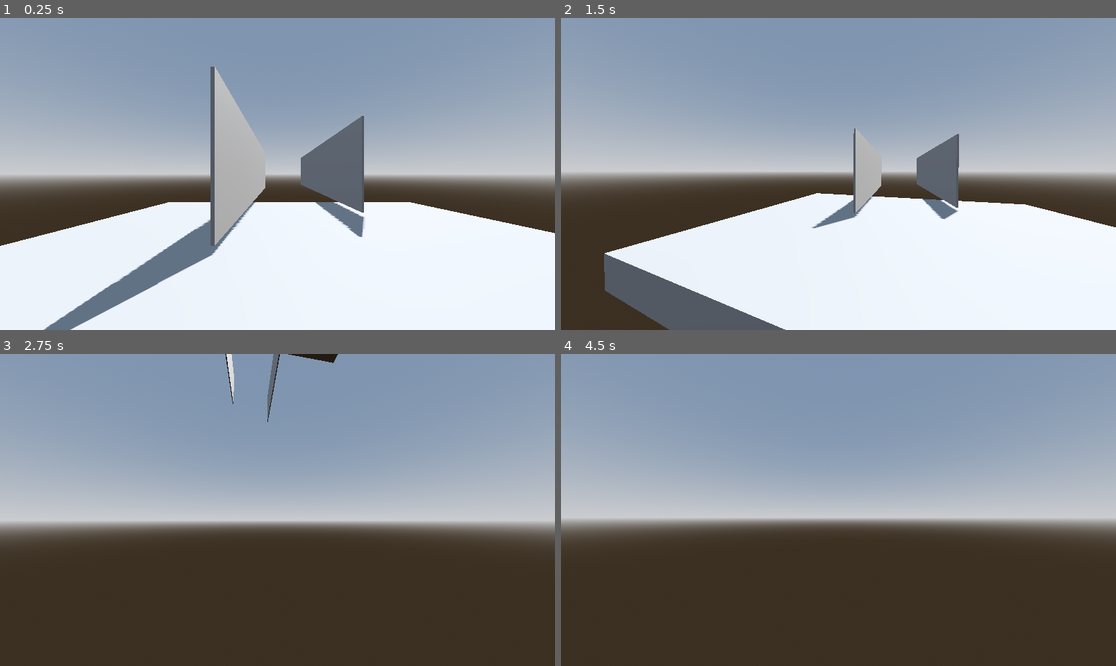
Above: before the commit, frames 1-4 (two rows, left to right).
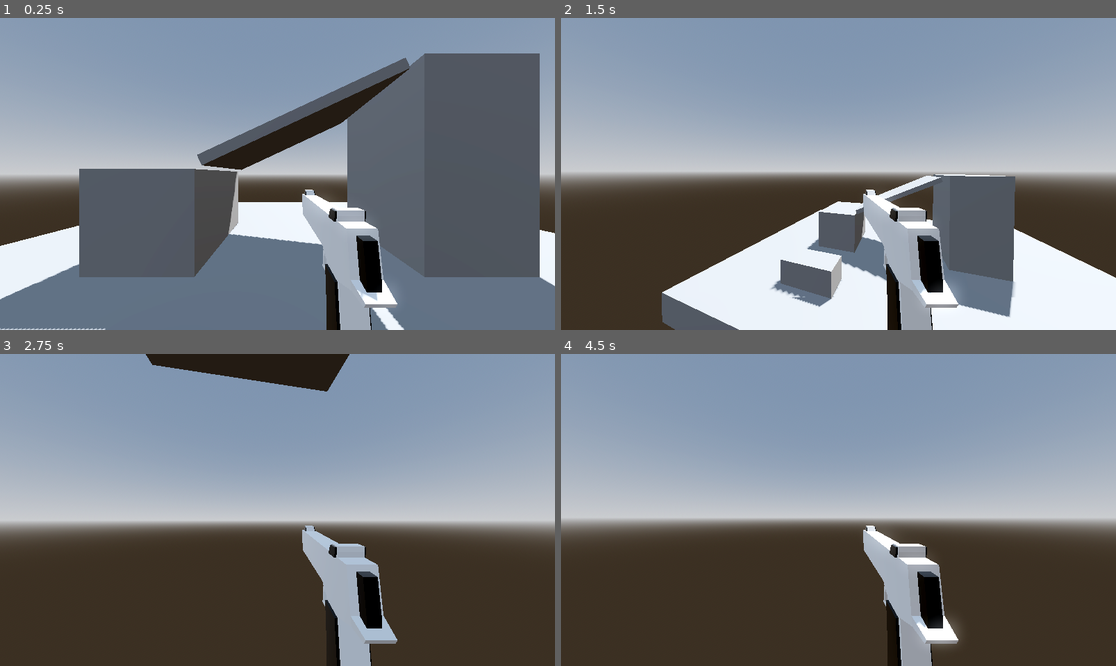
Above: after the commit, the same moments.

Repository: yespeeps/the-great-escape
Game: Godot game, scene res://scenes/main.tscn
Two runs of this game, one before a commit and one after it. Both use one fixed random seed, a clock stepped at 60 frames per second and the inputs below.
Inputs (mouse positions are in pixels of both pictures, inside the frame that each line leads up to):
- Up to frame 1 (0.25 s): no input
- Up to frame 2 (1.5 s): tap Enter at 0.5 s; move the mouse to (960, 158) at 0.52 s; hold D (input_right) 0.53-1.28 s; hold Ctrl (crouch) 0.53-1.28 s; click (960, 158) at 0.67 s; tap Space (jump) at 0.77, 1.07 s; tap Shift (sprint) at 0.8, 1.35 s; move the mouse to (810, 174) at 1.27 s; hold W (input_forward) from 1.28 s (still down)
- Up to frame 3 (2.75 s): keep holding W (input_forward); tap Space (jump) at 1.52, 1.55, 1.82 s; move the mouse to (288, 503) at 2.02 s; hold Space (jump) from 2.03 s (still down); tap Ctrl (crouch) at 2.3 s
- Up to frame 4 (4.5 s): keep holding W (input_forward); move the mouse to (832, 516) at 2.77 s; release Space (jump) at 2.78 s; tap Ctrl (crouch) at 2.85 s; tap Space (jump) at 3.02, 3.32, 3.5, 3.77, 3.8, 4.07 s; tap Shift (sprint) at 3.05 s; move the mouse to (877, 513) at 3.52 s; hold Shift (sprint) 3.53-4.28 s; move the mouse to (794, 506) at 4.27 s; tap Enter at 4.35 s

The runs differ from the first frame. In frame 1, 57% of the frame differs, in the area x 0-100%, y 11-100%; in frame 2, 23%; in frame 3, 7.0%; in frame 4, 4.4%.

Commit message:
sort of working everything?

Diff:
--- a/project.godot
+++ b/project.godot
@@ -66,4 +66,4 @@
 
 common/physics_ticks_per_second=120
 3d/physics_engine="Jolt Physics"
-3d/default_gravity=15.0
+3d/default_gravity=19.478
--- a/scenes/main.tscn
+++ b/scenes/main.tscn
@@ -33,11 +33,21 @@
 size = Vector3(17, 1, 12)
 
 [node name="CSGBox3D2" type="CSGBox3D" parent="."]
-transform = Transform3D(1, 0, 0, 0, 1, 0, 0, 0, 1, -1.45, 2.1909778, -10.983431)
+transform = Transform3D(1, 0, 0, 0, 1, 0, 0, 0, 1, -2.4455712, 0.3762169, -0.2071073)
 use_collision = true
-size = Vector3(0.1, 4, 15)
+size = Vector3(2, 1, 1)
 
 [node name="CSGBox3D3" type="CSGBox3D" parent="."]
-transform = Transform3D(1, 0, 0, 0, 1, 0, 0, 0, 1, 3.55, 2.1909778, -14.983431)
+transform = Transform3D(1, 0, 0, 0, 1, 0, 0, 0, 1, -2.4455712, 0.8762169, -4.2071075)
 use_collision = true
-size = Vector3(0.1, 4, 17)
+size = Vector3(2, 2, 3)
+
+[node name="CSGBox3D4" type="CSGBox3D" parent="."]
+transform = Transform3D(1, 0, 0, 0, 1, 0, 0, 0, 1, 3.5544288, 1.8762169, -4.2071075)
+use_collision = true
+size = Vector3(2, 4, 3)
+
+[node name="CSGBox3D5" type="CSGBox3D" parent="."]
+transform = Transform3D(0.42261824, 0.9063078, 0, -0.9063078, 0.42261824, 0, 0, 0, 1, 0.4544288, 2.876217, -4.2071075)
+use_collision = true
+size = Vector3(0.2, 4, 3)
--- a/scenes/source_controller.tscn
+++ b/scenes/source_controller.tscn
@@ -7,18 +7,31 @@
 [ext_resource type="Script" uid="uid://ctvfi4ni0m338" path="res://scripts/state_machine.gd" id="6_oiiwm"]
 [ext_resource type="Script" uid="uid://dvapnrgjsm4tm" path="res://scripts/falling.gd" id="6_rsd00"]
 [ext_resource type="Script" uid="uid://dl8omehgps5vb" path="res://scripts/walljumping.gd" id="8_eqp4y"]
+[ext_resource type="Script" uid="uid://cljipemewk3ik" path="res://scripts/doublejumping.gd" id="9_eynor"]
 [ext_resource type="Script" uid="uid://ckc6p63af4fgu" path="res://scripts/wallrunning.gd" id="11_eeyhy"]
 
 [sub_resource type="CapsuleShape3D" id="CapsuleShape3D_n4ypa"]
+
+[sub_resource type="CapsuleShape3D" id="CapsuleShape3D_eynor"]
+height = 1.00625
 
 [sub_resource type="CapsuleMesh" id="CapsuleMesh_7ftjh"]
 
 [node name="SourceController" type="CharacterBody3D"]
 script = ExtResource("1_7ftjh")
+jump_velocity = 8.13
+sprint_speed = 9.385
+ground_accel = 6.47
+ground_decel = 2.45
+ground_friction = 6.72
 
-[node name="CollisionShape3D" type="CollisionShape3D" parent="."]
+[node name="StandingCollider" type="CollisionShape3D" parent="."]
 transform = Transform3D(1, 0, 0, 0, 1, 0, 0, 0, 1, 0, 1, 0)
 shape = SubResource("CapsuleShape3D_n4ypa")
+
+[node name="CrouchingCollider" type="CollisionShape3D" parent="."]
+transform = Transform3D(1, 0, 0, 0, 1, 0, 0, 0, 1, 0, 0.4906249, 0)
+shape = SubResource("CapsuleShape3D_eynor")
 
 [node name="WorldModel" type="Node3D" parent="."]
 unique_name_in_owner = true
@@ -51,7 +64,6 @@
 
 [node name="deagle" parent="Head/Camera3D/ViewModel" instance=ExtResource("2_jnw8r")]
 transform = Transform3D(-1.3331974e-08, 0, 0.305, 0, 0.305, 0, -0.305, 0, -1.3331974e-08, 0.30000004, -0.5000001, -1.0000001)
-visible = false
 
 [node name="Exit Timer" type="Timer" parent="."]
 wait_time = 0.3
@@ -79,4 +91,7 @@
 [node name="WallJumping" type="Node" parent="StateMachine"]
 script = ExtResource("8_eqp4y")
 
+[node name="DoubleJumping" type="Node" parent="StateMachine"]
+script = ExtResource("9_eynor")
+
 [connection signal="timeout" from="Exit Timer" to="." method="_on_exit_timer_timeout"]
--- /dev/null
+++ b/scripts/doublejumping.gd
@@ -0,0 +1,6 @@
+class_name DoubleJumping extends PlayerState
+
+func enter(previous_state_path: String, data := {}) -> void:
+	player.velocity.y += player.jump_velocity/2
+	player.velocity += player.jump_velocity * player.wish_dir
+	finished.emit(FALLING)
--- a/scripts/falling.gd
+++ b/scripts/falling.gd
@@ -1,25 +1,33 @@
 class_name Falling extends PlayerState
 var can_wallrun := true
+var can_double_jump := true
 
 func enter(previous_state_path: String, data := {}) -> void:
 	if previous_state_path == WALLJUMPING:
 		can_wallrun = false
-		await get_tree().create_timer(1).timeout
+		await get_tree().create_timer(0.2).timeout
 		can_wallrun = true
+
+	if previous_state_path == DOUBLEJUMPING:
+		can_double_jump = false
 
 func physics_update(delta: float) -> void:
 	if player.is_on_floor():
+		can_double_jump = true
 		finished.emit(RUNNING)
 
-	if player.get_collision_x_normal() and can_wallrun:
+	var normal = player.get_collision_x_normal()
+	var dot = 0.0
+	var angle_constraint
+
+	if normal != null:
+		dot = player.global_transform.basis.z.dot(normal)
+		angle_constraint = dot >= -0.5 and dot <= 0.5
+
+	if player.get_collision_x_normal() and can_wallrun and angle_constraint and not player.get_collision_down():
+		print(player.global_transform.basis.z.dot(player.get_collision_x_normal()))
 		finished.emit(WALLRUNNING)
+	elif Input.is_action_just_pressed('jump') and can_double_jump:
+		finished.emit(DOUBLEJUMPING)
 
-	player.velocity.y -= player.gravity * delta
-	var cur_speed_in_wish_dir = player.velocity.dot(player.wish_dir)
-	var capped_speed = min((player.air_move_speed * player.wish_dir).length(), player.air_cap)
-
-	var add_speed_till_cap = capped_speed - cur_speed_in_wish_dir
-	if add_speed_till_cap > 0:
-		var accel_speed = player.air_accel * player.air_move_speed * delta
-		accel_speed = min(accel_speed, add_speed_till_cap)
-		player.velocity += accel_speed * player.wish_dir
+	player._handle_air_physics(delta)
--- a/scripts/player_state.gd
+++ b/scripts/player_state.gd
@@ -6,6 +6,7 @@
 const FALLING = "Falling"
 const WALLRUNNING = "WallRunning"
 const WALLJUMPING = "WallJumping"
+const DOUBLEJUMPING = "DoubleJumping"
 
 var player: Player
 
--- a/scripts/running.gd
+++ b/scripts/running.gd
@@ -1,19 +1,4 @@
 class_name Running extends PlayerState
-
-func _handle_ground_physics(delta : float) -> void:
-	var cur_speed_in_wish_dir = player.velocity.dot(player.wish_dir)
-	var add_speed_till_cap = player.get_move_speed() - cur_speed_in_wish_dir
-	if add_speed_till_cap > 0:
-		var accel_speed = player.ground_accel * player.get_move_speed() * delta
-		accel_speed = min(accel_speed, add_speed_till_cap)
-		player.velocity += accel_speed * player.wish_dir
-
-	var control = max(player.velocity.length(), player.ground_decel)
-	var drop = control * player.ground_friction * delta
-	var new_speed = max(player.velocity.length() - drop, 0.0)
-	if player.velocity.length() > 0:
-		new_speed /= player.velocity.length()
-	player.velocity *= new_speed
 
 func enter(previous_state_path: String, data := {}) -> void:
 	pass
@@ -25,4 +10,4 @@
 	if not player.is_on_floor():
 		finished.emit(FALLING)
 
-	_handle_ground_physics(delta)
+	player._handle_ground_physics(delta)
--- a/scripts/source_controller.gd
+++ b/scripts/source_controller.gd
@@ -2,6 +2,8 @@
 class_name Player extends CharacterBody3D
 @onready var world_model = $WorldModel
 @onready var camera = $Head/Camera3D
+@onready var standing_collider = $StandingCollider
+@onready var crouching_collider = $CrouchingCollider
 
 @onready var right = $WorldModel/right
 @onready var left = $WorldModel/left
@@ -9,7 +11,7 @@
 
 @export var look_sens : float = 0.006
 @export var jump_velocity := 6.0
-@export var auto_bhop := false
+@export var auto_bhop := true
 
 # Air movement settings. Need to tweak these to get the feeling dialed in.
 @export var air_cap := 0.85 # Can surf steeper ramps if this is higher, makes it easier to stick and bhop
@@ -18,7 +20,8 @@
 
 @export var wall_jump_up_force := 700
 @export var wall_jump_side_force := 1200
-@export var wall_run_boost := 2
+@export var wall_run_boost := 2.0
+@export var wall_run_side_speed := 7.0
 
 # Ground movement settings
 @export var walk_speed := 7
@@ -45,6 +48,7 @@
 var can_wall_action := true
 var can_gravity : bool
 var wall_running : bool
+var crouching := false
 
 func _ready() -> void:
 	for child : VisualInstance3D in world_model.find_children('*', 'VisualInstance3D'):
@@ -91,13 +95,13 @@
 	var origin = global_transform.origin
 
 	ray_left.from = origin
-	ray_left.to = origin + Vector3(-1, 0, 0)
+	ray_left.to = origin + Vector3(-0.6, 0, 0)
 
 	ray_right.from = origin
-	ray_right.to = origin + Vector3(1, 0, 0)
+	ray_right.to = origin + Vector3(0.6, 0, 0)
 
 	ray_down.from = origin
-	ray_down.to = origin + Vector3(0, -2, 0)
+	ray_down.to = origin + Vector3(0, -0.6, 0)
 
 func get_collision_x_normal():
 	var space = get_world_3d().direct_space_state
@@ -121,22 +125,49 @@
 	else:
 		return null
 
-func _wall_run(delta):
-	self.velocity += -get_collision_x_normal() * 2 * delta
+func _handle_air_physics(delta : float) -> void:
+	self.velocity.y -= gravity * delta
+	var cur_speed_in_wish_dir = self.velocity.dot(wish_dir)
+	var capped_speed = min((air_move_speed * wish_dir).length(), air_cap)
+
+	var add_speed_till_cap = capped_speed - cur_speed_in_wish_dir
+	if add_speed_till_cap > 0:
+		var accel_speed = air_accel * air_move_speed * delta
+		accel_speed = min(accel_speed, add_speed_till_cap)
+		self.velocity += accel_speed * wish_dir
+
+func _handle_wallrun_physics(delta : float) -> void:
 	self.velocity.y -= gravity/2 * delta
+	self.velocity.x += wish_dir.x * wall_run_side_speed * delta
 
-func _wall_jump(delta):
-	can_wall_action = false
-	exit_timer.start()
+func _handle_ground_physics(delta : float) -> void:
+	var cur_speed_in_wish_dir = self.velocity.dot(wish_dir)
+	var add_speed_till_cap = get_move_speed() - cur_speed_in_wish_dir
+	if add_speed_till_cap > 0:
+		var accel_speed = ground_accel * get_move_speed() * delta
+		accel_speed = min(accel_speed, add_speed_till_cap)
+		self.velocity += accel_speed * wish_dir
 
-	var force_to_apply = self.global_transform.basis.y * wall_jump_up_force + get_collision_x_normal() * wall_jump_side_force
-	self.velocity += force_to_apply * delta
+	var control = max(self.velocity.length(), ground_decel)
+	var drop = control * ground_friction * delta
+	var new_speed = max(self.velocity.length() - drop, 0.0)
+	if self.velocity.length() > 0:
+		new_speed /= self.velocity.length()
+	self.velocity *= new_speed
 
 func _on_exit_timer_timeout() -> void:
 	can_wall_action = true
 
 func _physics_process(_delta: float) -> void:
-	var input_dir = Input.get_vector('input_left', 'input_right', 'input_back', 'input_forward').normalized()
+	input_dir = Input.get_vector('input_left', 'input_right', 'input_back', 'input_forward').normalized()
+	wish_dir = self.global_transform.basis * Vector3(input_dir.x, 0, -input_dir.y)
 
-	wish_dir = self.global_transform.basis * Vector3(input_dir.x, 0, -input_dir.y)
+	if Input.is_action_pressed("crouch"):
+		camera.position.y = -0.5
+		standing_collider.disabled = true
+		crouching_collider.disabled = false
+	else:
+		crouching_collider.disabled = true
+		standing_collider.disabled = false
+		camera.position.y = 0
 	move_and_slide()
--- a/scripts/wallrunning.gd
+++ b/scripts/wallrunning.gd
@@ -1,5 +1,6 @@
 class_name WallRunning extends PlayerState
-# get dot product of -globaltransformbasisz and wall normal and check if less than or equal or 0.5
+var wallrun_start : bool
+
 func enter(_previous_state_path: String, _data := {}) -> void:
 	player.velocity.y /= 2
 	player.velocity += player.wall_run_boost * -player.global_transform.basis.z
@@ -10,7 +11,7 @@
 		return
 
 	if Input.is_action_just_pressed('jump'):
+		print(-player.global_transform.basis.z.dot(player.get_collision_x_normal()))
 		finished.emit(WALLJUMPING)
 
-	player.velocity += -player.get_collision_x_normal()
-	player.velocity.y -= player.gravity/2 * delta
+	player._handle_wallrun_physics(delta)
Not shown: 1 places in scenes/source_controller.tscn that only renumber resources
Not shown, added: scripts/doublejumping.gd.uid
